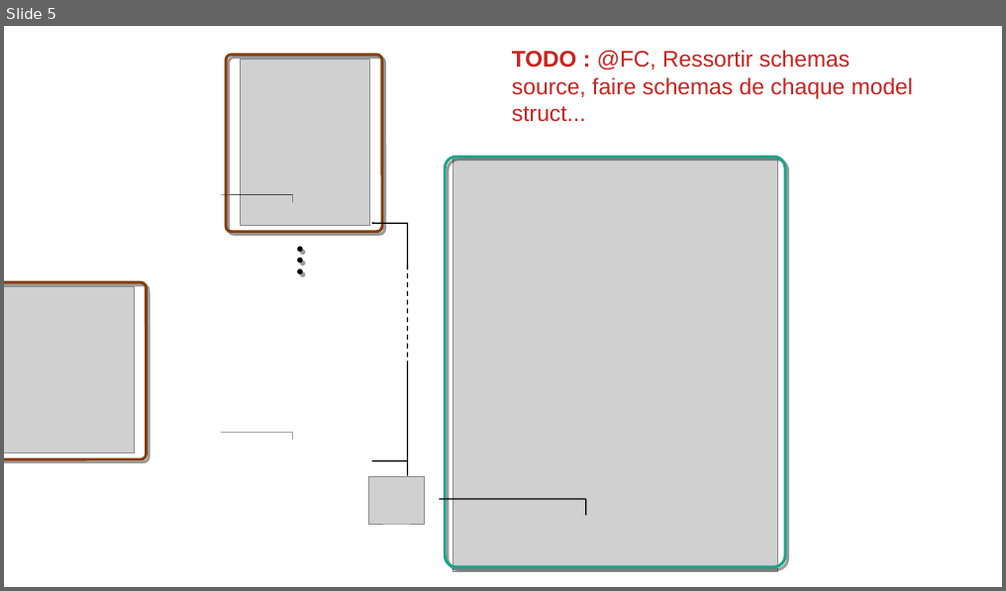
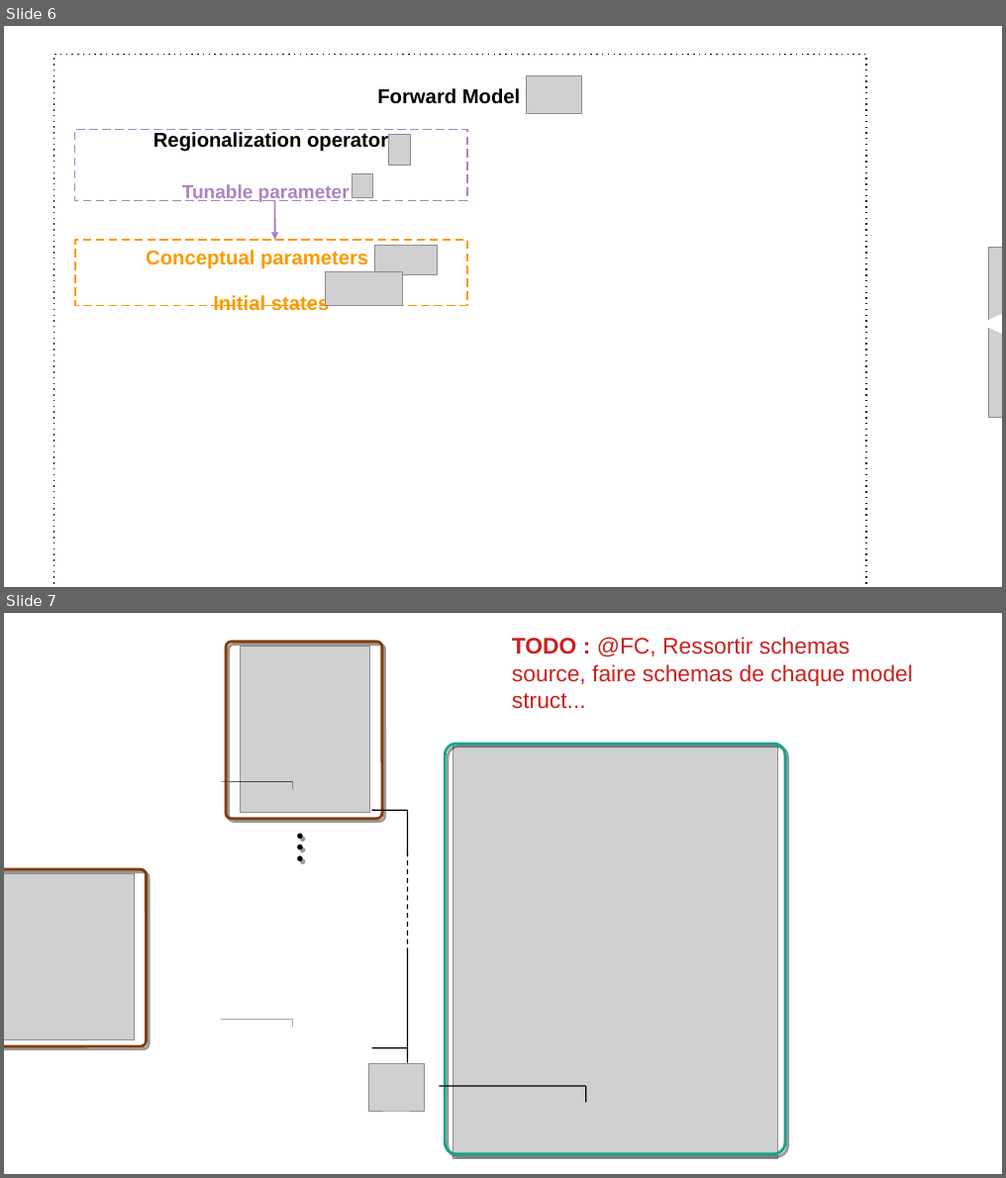
Before and after one commit to DassHydro/smash, a slide deck: doc/source/asset/smash_graphes_structures.odp. Shown one above the other, each under a label of ours: slide 5 before the commit, slides 6 and 7 after it. The pictures are 1006x591 and 1006x1178 pixels, drawn with LibreOffice and Linux fonts; fonts in the diff are those of the drawing; grey boxes stand for pictures; background and template pictures are left out. Boxes give left, top, right and bottom in pixels: in the first picture for what was removed or moved away, otherwise in the second. Text is boxed around its words. In the diff, an @@ line names an element or a change of style, - is before the commit and + after.

```diff
--- a/doc/source/asset/smash_graphes_structures.odp
+++ b/doc/source/asset/smash_graphes_structures.odp
@@ slide 6 added at <box>4,26,1002,587</box>, background #FFFFFF @@
@@ rectangle added at <box>54,54,867,587</box>, outline #000000 1.13 pt, 16 pt, text #000000, bold @@
+Forward Model
@@ picture added at <box>527,76,582,113</box> @@
@@ rectangle added at <box>74,129,467,201</box>, outline #AE82C1 1.13 pt, 16 pt, text #000000, bold @@
+Regionalization operator
+Tunable parameter
@@ picture added at <box>389,135,411,166</box> @@
@@ picture added at <box>352,174,373,198</box> @@
@@ arrow added from (274, 201) to (274, 240), #AE82C1 1.42 pt @@
@@ rectangle added at <box>75,240,467,306</box>, outline #FC9900 1.13 pt, 16 pt, text #FC9900, bold @@
+Conceptual parameters
+Initial states
@@ picture added at <box>374,245,437,275</box> @@
@@ picture added at <box>989,247,1002,418</box> @@
@@ picture added at <box>325,273,402,306</box> @@
@@ diamond added at <box>981,314,1002,334</box>, fill #FFFFFF, outline #FFFFFF 0 pt @@
@@ what was slide 5 is now slide 7 @@
```
Also in this commit, not shown: 4 slides changed, 1 other slide added, 11 other files.
